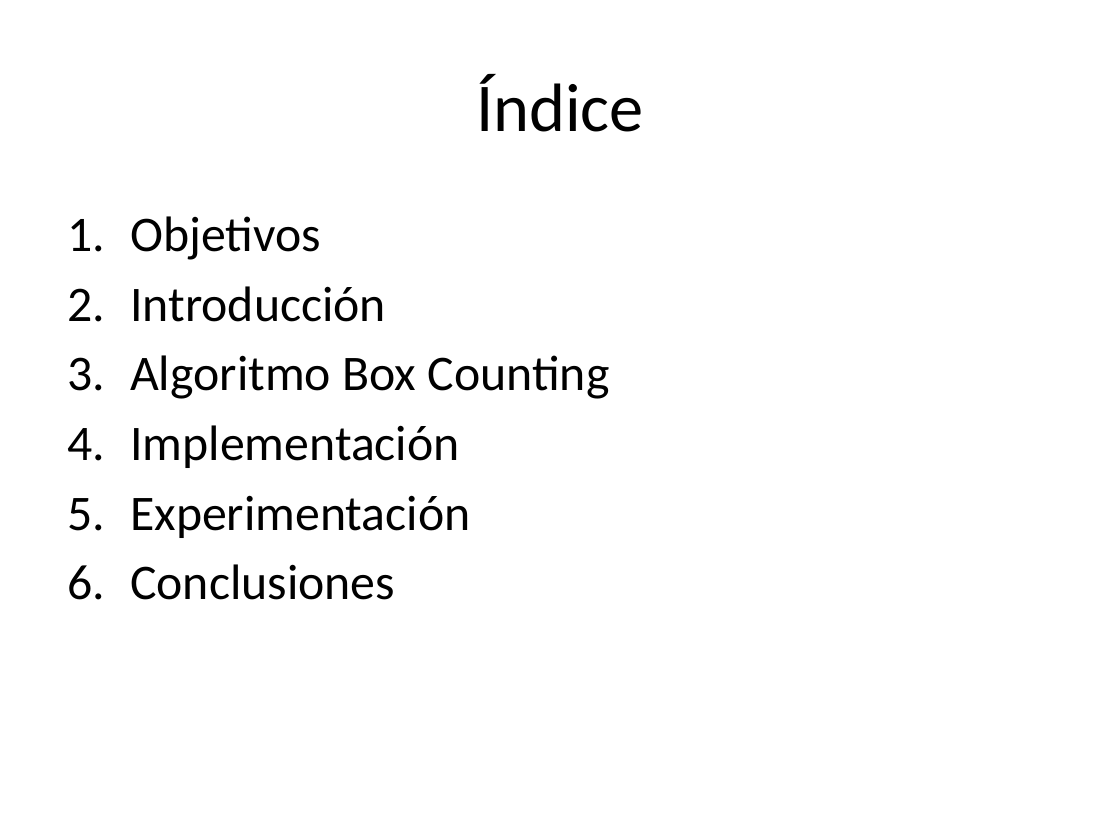
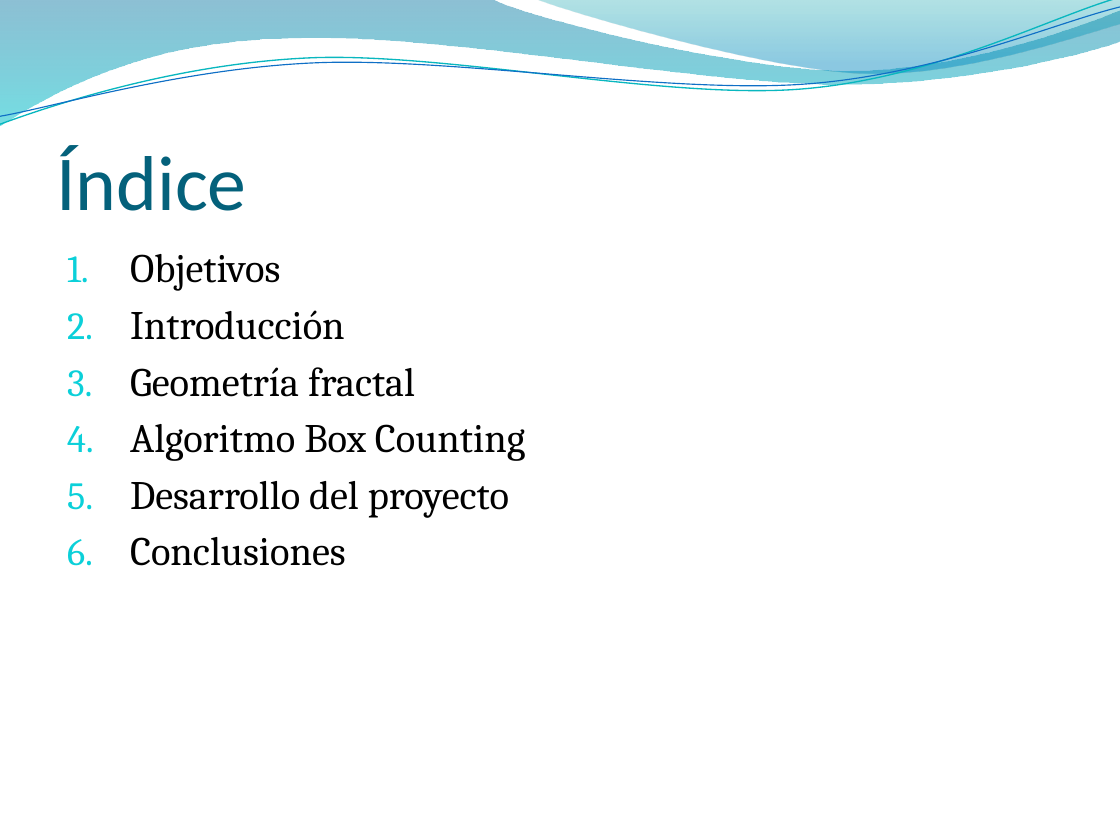
Before and after one commit to givorra/TFG, a slide deck: slide 2 of doc/presentacion.pptx. Drawn at 1120x840 pixels with LibreOffice and Linux fonts; fonts in the diff are those of the drawing; background and template pictures are left out. Boxes give left, top, right and bottom in pixels: in the first picture for what was removed or moved away, otherwise in the second. Text is boxed around its words. In the diff, an @@ line names an element or a change of style, - is before the commit and + after.

```diff
--- a/doc/presentacion.pptx
+++ b/doc/presentacion.pptx
@@ freeform shape added at box(0, 0, 1120, 127), fill gradient #0074A1 to #00C6CF @@
@@ freeform shape added at box(0, 0, 1120, 131), outline #0AB8BF 0.85 pt @@
@@ freeform shape added at box(0, 7, 1120, 125), outline #0F6FC6 0.75 pt @@
@@ freeform shape added at box(536, 0, 1120, 77), fill gradient #00A1A9 to #008BBF @@
@@ title "Índice": place and size @@
-title "Índice" at box(476, 74, 644, 132)
+title "Índice" at box(56, 146, 246, 211)
@@ title "Índice" at box(56, 146, 246, 211): size 44 to 50 pt, text colour #000000 to #04617B; alignment centre to left; vertical alignment middle to bottom @@
@@ text "Objetivos": place and size @@
-text "Objetivos" at box(130, 216, 610, 600)
+text "Objetivos" at box(130, 254, 525, 566)
@@ text at box(130, 254, 525, 566): size 32 to 26 pt, font Calibri to Cambria in "Objetivos", "Introducción", "Algoritmo Box Counting", "Conclusiones"; less space between paragraphs @@
@@ text at box(130, 367, 415, 397): paragraph added @@
+3. Geometría fractal
@@ text at box(130, 481, 509, 518): text changed; size 32 to 26 pt; font Calibri to Cambria @@
-4. Implementación
-5. Experimentación
+5. Desarrollo del proyecto
```
Also in this commit, not shown: 4 other slides changed, 8 slides added.
